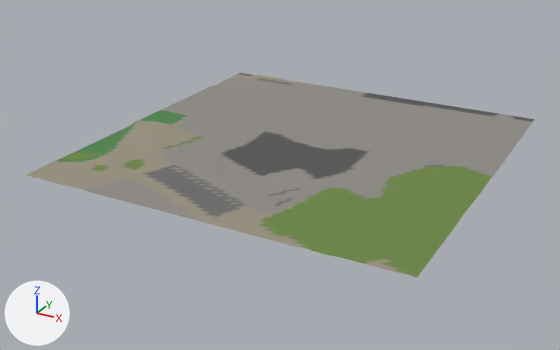
The glTF model gibraltar/data/build/tiles/T_E0_N4/terrain.glb, before and after one commit.
Camera for both pictures: a camera (50 mm lens) standing at (690.0, -611.0, 381.0) and looking at (232.0, 221.0, -35.0). Lighting does not change. The marker at lower left points along +X, +Y and +Z. The first picture is the older version.

Names of what the first picture shows: 'T_E0_N4_terrain'.
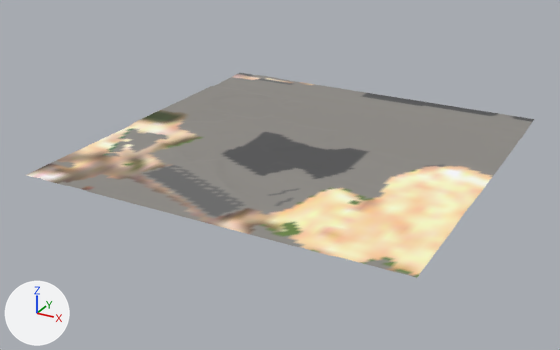
The change in detail:
me_t_e0_n4_terrain has 10201 vertices, 20000 faces and spans x 0.0..500.0, y 0.0..500.0, z 1.0..4.0.
me_t_e0_n4_terrain is used by ob_t_e0_n4_terrain; location (0.0, 0.0, 0.0).
me_t_e0_n4_terrain part 1: 3069 faces centred in x 2.0..498.0, y 2.0..483.0, z 1.0..3.0 are repainted in the vertex colours; the middle colour goes from green #6c8745 to beige #ffe9bb.
me_t_e0_n4_terrain part 2: 1005 faces centred in x 2.0..498.0, y 2.0..498.0, z 1.0..4.0 are repainted in the vertex colours; the middle colour goes from yellow #999280 to beige #d9b99c.
me_t_e0_n4_terrain part 3: 2060 faces centred in x 2.0..498.0, y 2.0..498.0, z 1.0..4.0 are repainted in the vertex colours; the middle colour goes from yellow #999280 to grey #8f8c7f.

Changed parts and their boxes [x1, y1, x2, y2] in the pictures (560 x 350 px):
part 1 of me_t_e0_n4_terrain, recoloured: [29, 78, 491, 274] in both
part 2 of me_t_e0_n4_terrain, recoloured: [27, 75, 494, 276] in both
part 3 of me_t_e0_n4_terrain, recoloured: [33, 74, 461, 278] in both
